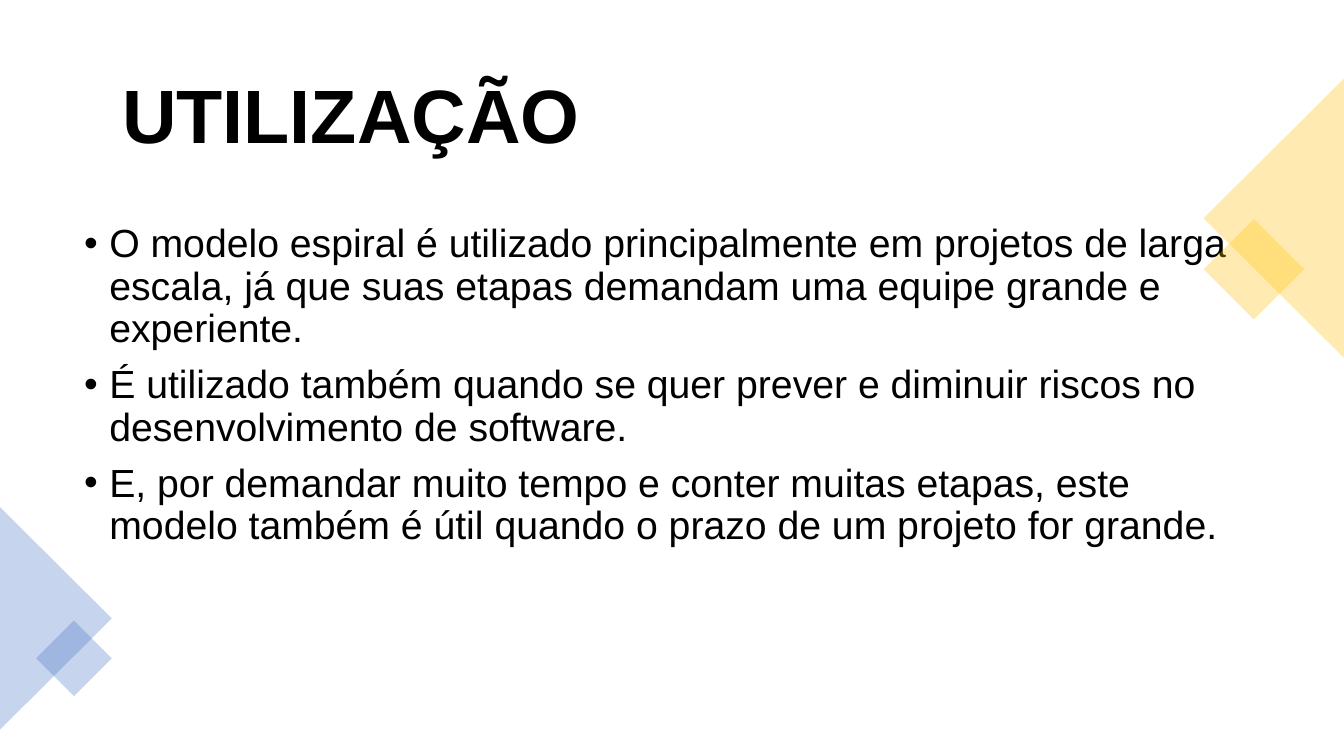
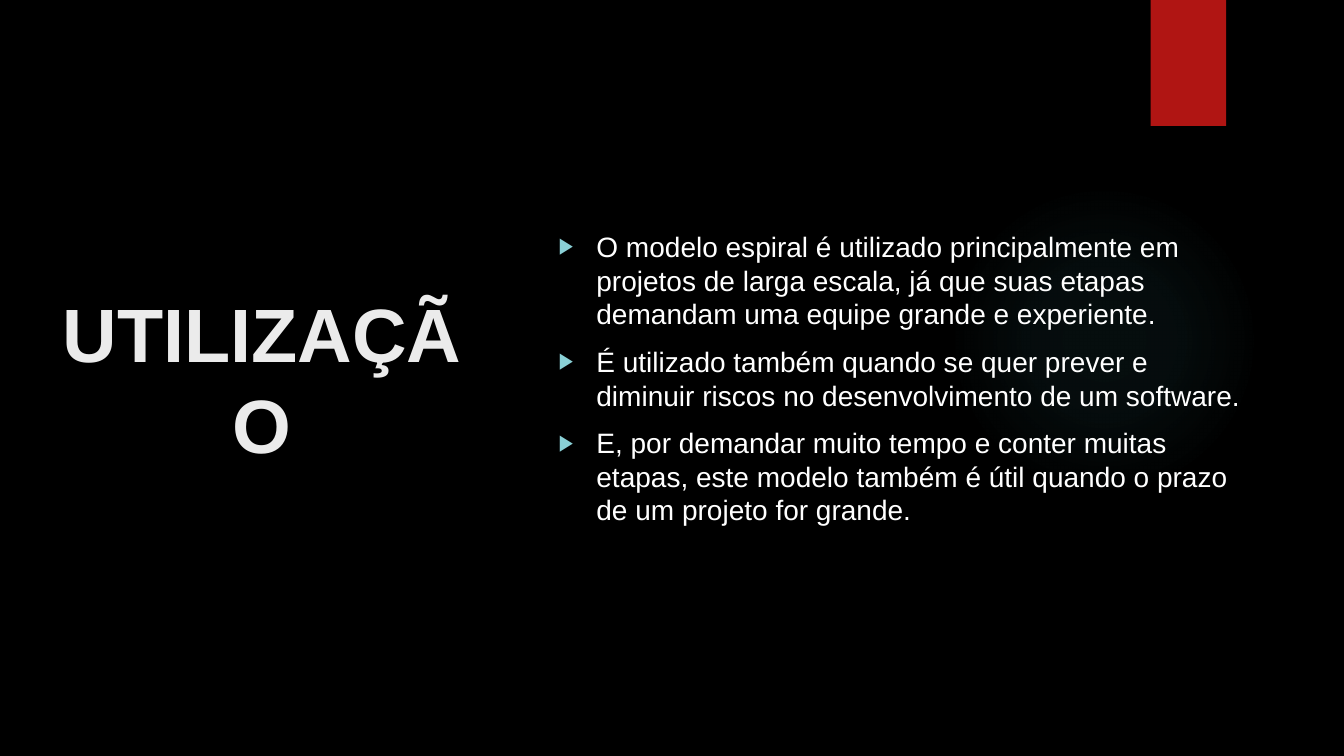
Before and after one commit to GabrielDSS0/ETEC-Coisas-Escolares, a slide deck: slide 10 of 1 etim ds 2022/Analise e Projeto de Sistemas/Trabalho sobre modelo Espiral/Modelo Espiral.pptx. Drawn at 1344x756 pixels with LibreOffice and Linux fonts; fonts in the diff are those of the drawing; background and template pictures are left out. Boxes give left, top, right and bottom in pixels: in the first picture for what was removed or moved away, otherwise in the second. Text is boxed around its words. In the diff, an @@ line names an element or a change of style, - is before the commit and + after.

```diff
--- a/1 etim ds 2022/Analise e Projeto de Sistemas/Trabalho sobre modelo Espiral/Modelo Espiral.pptx
+++ b/1 etim ds 2022/Analise e Projeto de Sistemas/Trabalho sobre modelo Espiral/Modelo Espiral.pptx
@@ background #FFFFFF to picture (left out) @@
@@ rectangle added at box(1150, 0, 1226, 126), fill #B01513 @@
@@ title "UTILIZAÇÃO": place and size @@
-title "UTILIZAÇÃO" at box(122, 83, 579, 157)
+title "UTILIZAÇÃO" at box(24, 89, 501, 667)
@@ title "UTILIZAÇÃO" at box(24, 89, 501, 667): text colour #000000 to #EBEBEB; alignment left to centre; line spacing 0.9 to 1 @@
@@ text "O modelo espiral é utilizado ...": place and size @@
-text "O modelo espiral é utilizado ..." at box(109, 226, 1226, 547)
+text "O modelo espiral é utilizado ..." at box(596, 236, 1240, 526)
@@ text "O modelo espiral é utilizado ..." at box(596, 236, 1240, 526): vertical alignment top to middle @@
@@ triangle removed at box(1204, 79, 1344, 358) @@
@@ ellipse added at box(949, 185, 1259, 495), fill gradient #50B9C1 @@
@@ text at box(596, 236, 1227, 526): size 28 to 20 pt, text colour #000000 to #FFFFFF in "O modelo espiral é utilizado principalmente em ...", "E, por demandar muito tempo e conter ..."; bullet • to ▶; line spacing 0.9 to 1 @@
@@ rectangle removed at box(1204, 219, 1305, 320) @@
@@ text at box(596, 350, 1240, 407): text changed; size 28 to 20 pt; text colour #000000 to #FFFFFF @@
-• É utilizado também quando se quer prever e diminuir riscos no desenvolvimento de software.
+▶ É utilizado também quando se quer prever e diminuir riscos no desenvolvimento de um software.
@@ triangle removed at box(0, 507, 112, 730) @@
@@ rectangle removed at box(36, 620, 112, 696) @@
```
Also in this commit, not shown: 11 other slides changed, 1 slide added, 1 slide removed.
